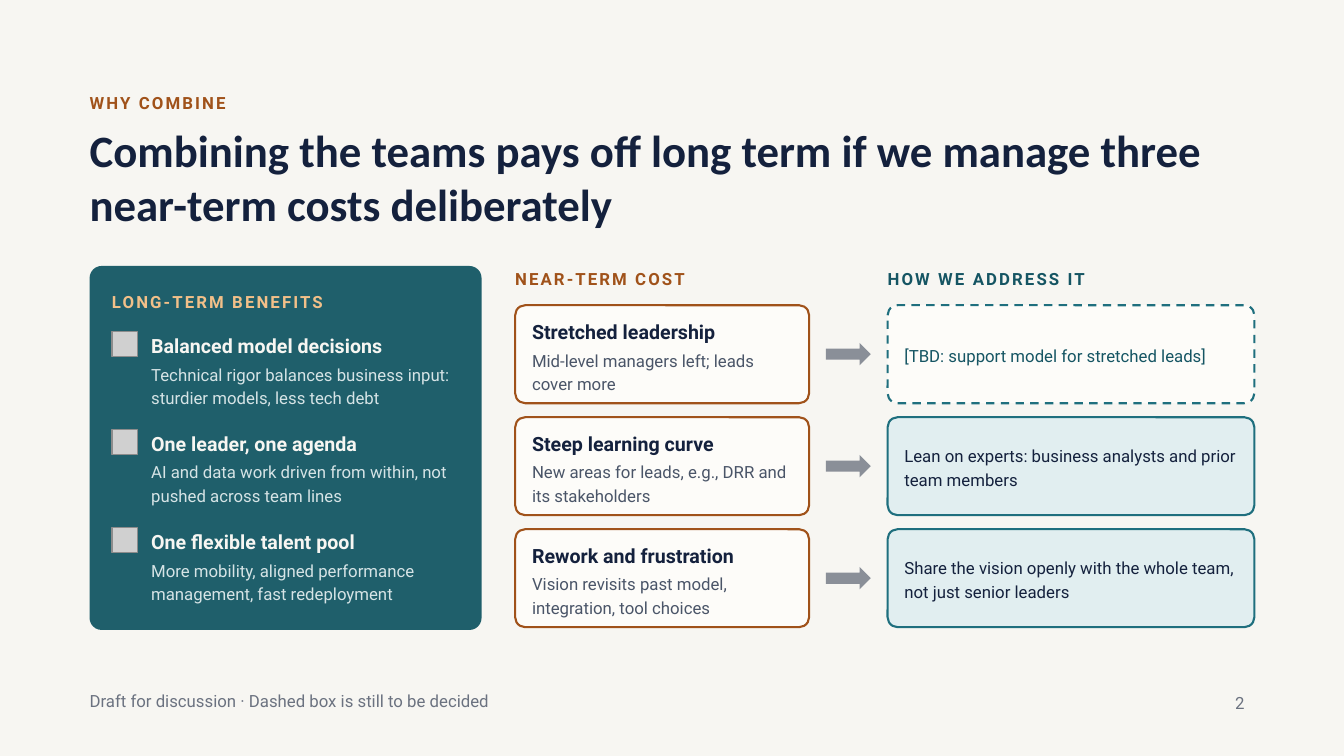
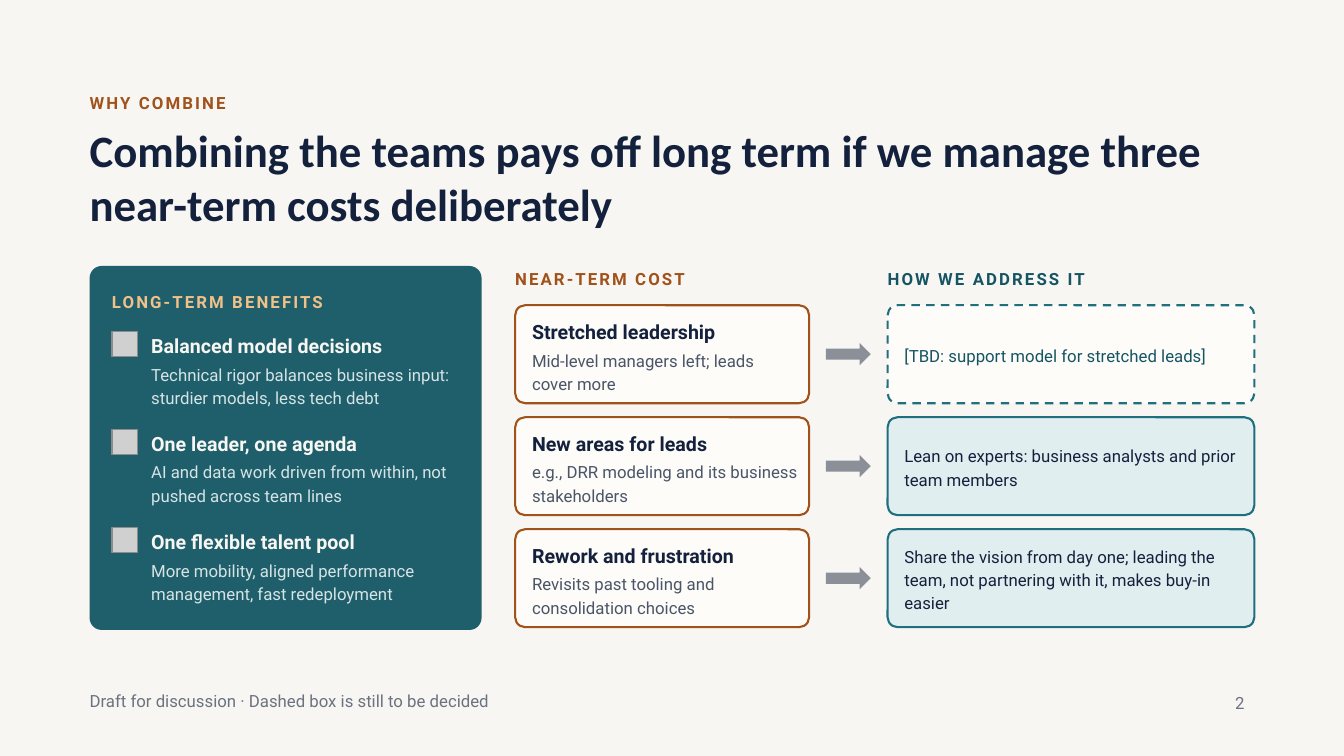
Before and after one commit to wwd1015/slide-template, a slide deck: slide 2 of Unified Team Strategy.pptx. Drawn at 1344x756 pixels with LibreOffice and Linux fonts; fonts in the diff are those of the drawing; grey boxes stand for pictures. Boxes give left, top, right and bottom in pixels: in the first picture for what was removed or moved away, otherwise in the second. Text is boxed around its words. In the diff, an @@ line names an element or a change of style, - is before the commit and + after.

```diff
--- a/Unified Team Strategy.pptx
+++ b/Unified Team Strategy.pptx
@@ text at [532,436,708,452]: text changed @@
-Steep learning curve
+New areas for leads
@@ text at [532,465,797,502]: text changed @@
-New areas for leads, e.g., DRR and its stakeholders
+e.g., DRR modeling and its business stakeholders
@@ text at [904,550,1215,609]: text changed @@
-Share the vision openly with the whole team, not just senior leaders
+Share the vision from day one; leading the team, not partnering with it, makes buy-in easier
@@ text at [532,577,715,614]: text changed @@
-Vision revisits past model, integration, tool choices
+Revisits past tooling and consolidation choices
```
Also in this commit, not shown: 1 other slide changed.
